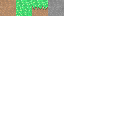
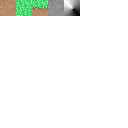
Comparing the layer stacks of the two 128 x 128 images. Changes:
painted on "Background" over (64, 0, 80, 16)
